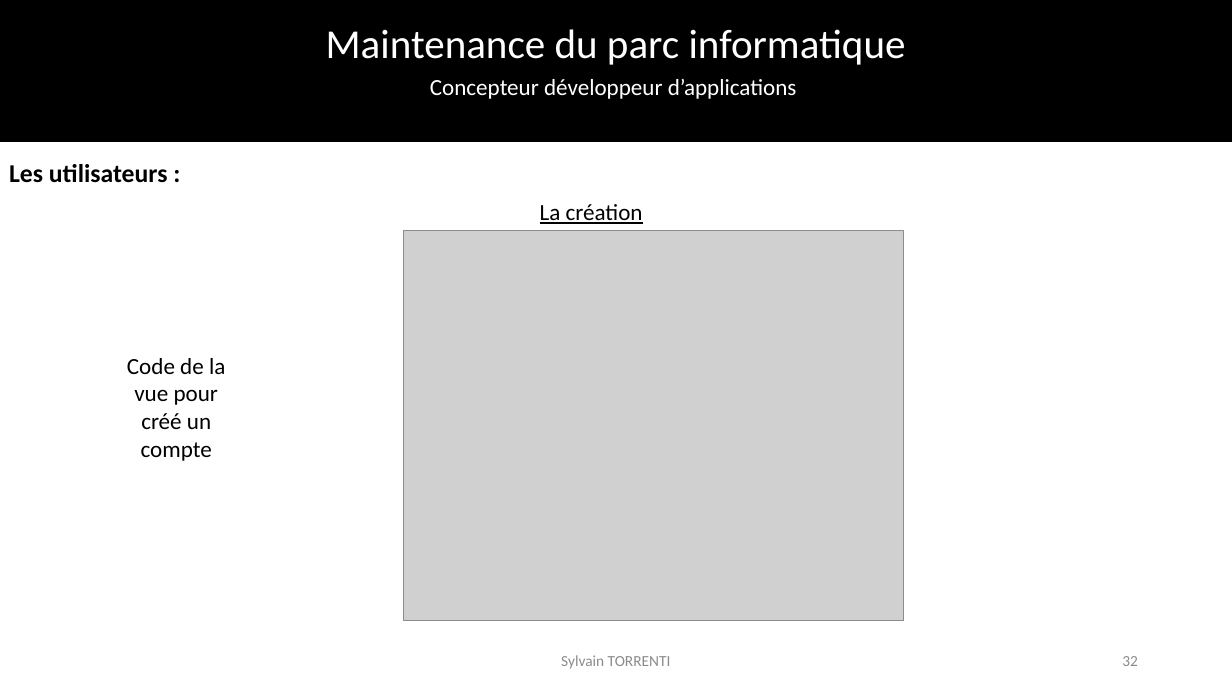
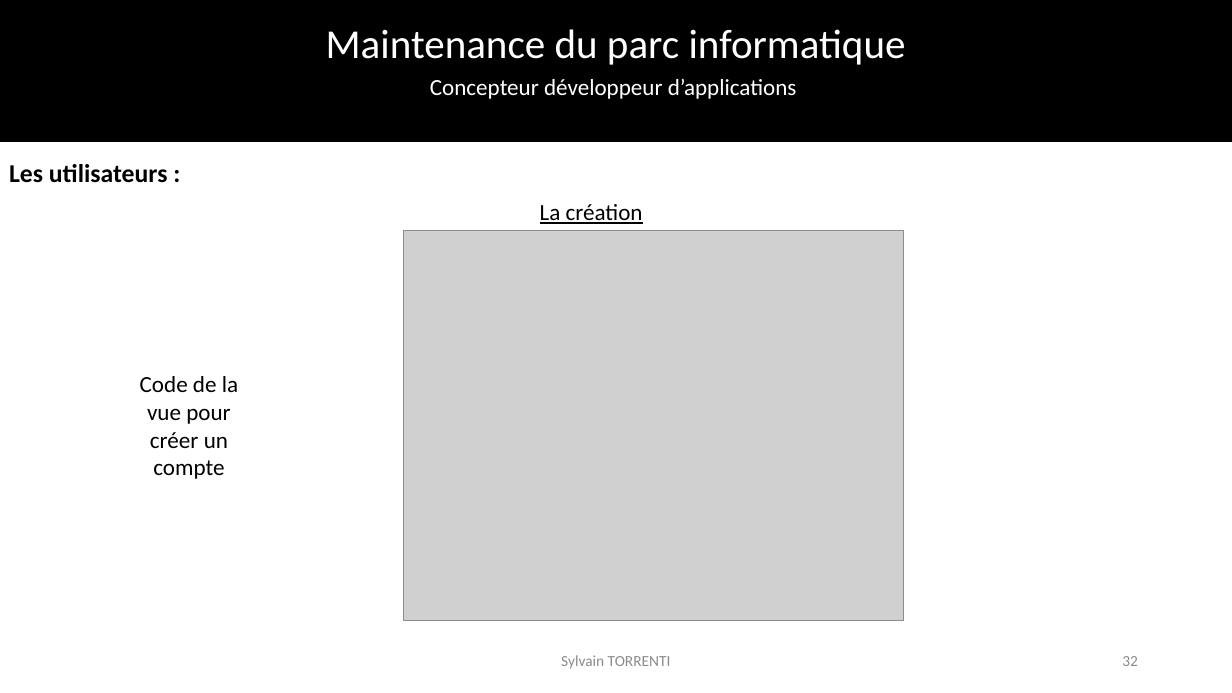
Before and after one commit to SylvainTorrenti/Fil_Rouge, a slide deck: slide 32 of presentation/Presentation epcf.pptx. Drawn at 1232x693 pixels with LibreOffice and Linux fonts; fonts in the diff are those of the drawing; grey boxes stand for pictures; background and template pictures are left out. Boxes give left, top, right and bottom in pixels: in the first picture for what was removed or moved away, otherwise in the second. Text is boxed around its words. In the diff, an @@ line names an element or a change of style, - is before the commit and + after.

```diff
--- a/presentation/Presentation epcf.pptx
+++ b/presentation/Presentation epcf.pptx
@@ text "Code de la" moved from (x1=127, y1=358, x2=225, y2=461) to (x1=140, y1=376, x2=238, y2=479) @@
@@ text at (x1=150, y1=432, x2=228, y2=448): text changed @@
-créé un
+créer un
```
Also in this commit, not shown: 34 other slides changed.
